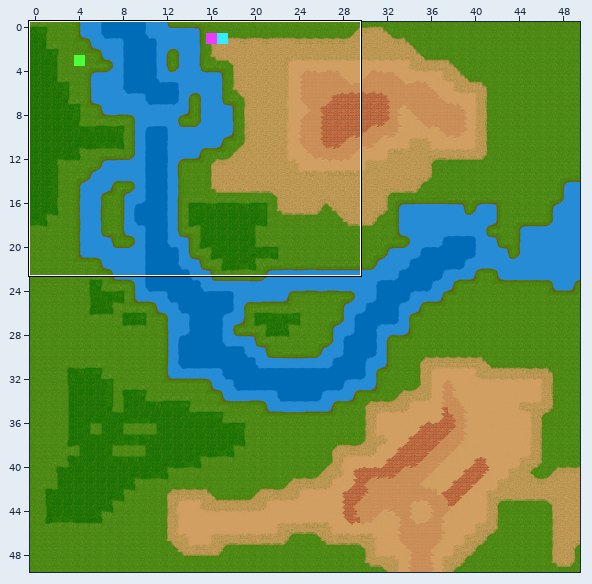
Two versions of a level (Tiled map, Doctor Rogue/Doctor Rogue/Map Resources/test_grasslands.tmx). The first picture is a wide view before the edit; the outline marks the close-up.
Close-up. As it was:
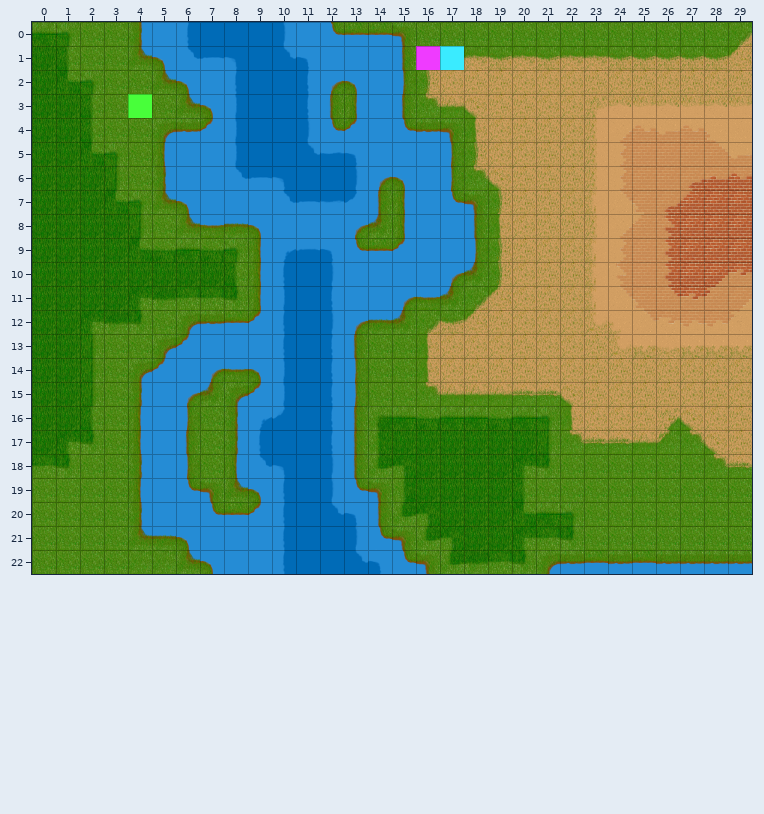
Cells are 64x64 px. Shown: x 0..29, y 0..22.
Now the later version:
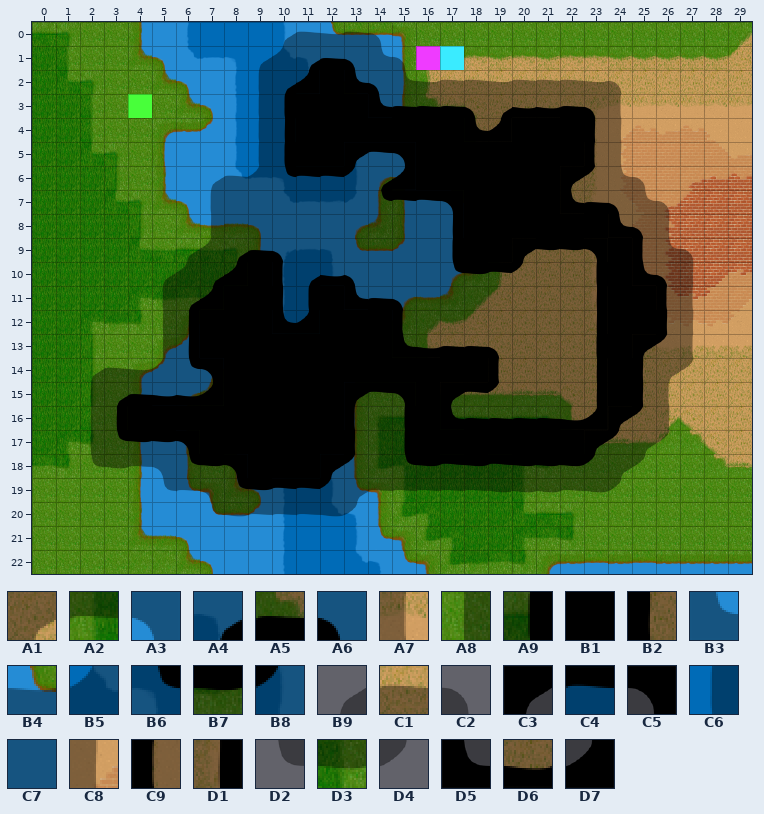
Key: from "fog": A1 0, A2 1, A3 2, A4 3, A5 4, A6 5, A7 6, A8 8, A9 9, B1 10, B2 11, B3 12, B4 13, B5 14, B6 15, B7 16, B8 17, B9 18, C1 19, C2 20, C3 21, C4 22, C5 23, C6 24, C7 25, C8 26, C9 27, D1 29, D2 30, D3 31, D4 32, D5 33, D6 34, D7 35.
__ is an empty cell.
Tiles of an added or newly shown layer are drawn over the layers below it.
See-through tiles are keyed as they look on the map.
Author's note on the commit: fog of war tiles created and added to test maps
What changed:
Layer "fog_of_war" (added):
y 0: x 10..14 __ __ __ __ __ -> B9 C1 B4 C1 C2
y 1: x 9..15 __ __ __ __ __ __ __ -> B9 B5 A4 A5 A6 B3 C2
y 2: x 9..24 __ __ __ __ __ __ __ __ __ __ __ __ __ __ __ __ -> C6 A4 D7 B1 D5 A6 B3 B4 C1 C1 B4 C1 C1 C1 B4 C2
y 3: x 9..24 __ __ __ __ __ __ __ __ __ __ __ __ __ __ __ __ -> C6 A9 B1 B1 B1 D5 A5 A5 A5 A6 A4 D6 D6 A5 A6 A7
y 4: x 9..24 __ __ __ __ __ __ __ __ __ __ __ __ __ __ __ __ -> C6 D1 B1 B1 B1 B1 B1 B1 B1 D5 D7 B1 B1 B1 B2 C8
y 5: x 9..24 __ __ __ __ __ __ __ __ __ __ __ __ __ __ __ __ -> C6 A9 B1 B1 C3 C4 C5 B1 B1 B1 B1 B1 B1 B1 C9 C8
y 6: x 7..25 __ __ __ __ __ __ __ __ __ __ __ __ __ __ __ __ __ __ __ -> B9 C1 B5 B6 C4 C4 B8 A4 D7 B1 B1 B1 B1 B1 B1 C3 B8 B3 C2
y 7: x 7..26 __ __ __ __ __ __ __ __ __ __ __ __ __ __ __ __ __ __ __ __ -> C6 C7 C7 C7 C7 C7 C7 B6 C4 C4 C5 B1 B1 B1 B1 D5 A5 A6 B3 C2
y 8: x 7..26 __ __ __ __ __ __ __ __ __ __ __ __ __ __ __ __ __ __ __ __ -> A8 C7 C7 C7 C7 C7 C7 C7 C7 C7 D1 B1 B1 B1 B1 B1 B1 D5 A6 C8
y 9: x 6..27 __ __ __ __ __ __ __ __ __ __ __ __ __ __ __ __ __ __ __ __ __ __ -> B9 B5 A4 A5 A6 C7 C7 C7 C7 C7 C7 A9 B1 B1 C3 B7 B7 C5 B1 C9 B3 C2
y 10: x 5..27 __ __ __ __ __ __ __ __ __ __ __ __ __ __ __ __ __ __ __ __ __ __ __ -> B9 B5 A4 D7 B1 C9 A4 D6 A6 C7 C7 C7 B6 B7 C4 B8 C7 C7 A9 B1 D5 A6 C8
y 11: x 5..27 __ __ __ __ __ __ __ __ __ __ __ __ __ __ __ __ __ __ __ __ __ __ __ -> C6 A4 D7 B1 B1 B2 A9 B1 D5 A5 A6 C7 C7 C7 C7 C7 C7 C7 D1 B1 B1 C9 A7
y 12: x 5..27 __ __ __ __ __ __ __ __ __ __ __ __ __ __ __ __ __ __ __ __ __ __ __ -> A8 D1 B1 B1 B1 D5 D7 B1 B1 B1 C9 C7 C7 C7 C7 C7 C7 C7 D1 B1 B1 B2 C8
y 13: x 5..27 __ __ __ __ __ __ __ __ __ __ __ __ __ __ __ __ __ __ __ __ __ __ __ -> A8 D1 B1 B1 B1 B1 B1 B1 B1 B1 D5 D6 A5 A5 A6 C7 C7 C7 A9 B1 C3 B8 A7
y 14: x 2..27 __ __ __ __ __ __ __ __ __ __ __ __ __ __ __ __ __ __ __ __ __ __ __ __ __ __ -> B9 C1 B4 B5 B6 C5 B1 B1 B1 B1 B1 B1 B1 B1 B1 B1 B1 C9 C7 C7 C7 D1 B1 B2 A1 D4
y 15: x 2..26 __ __ __ __ __ __ __ __ __ __ __ __ __ __ __ __ __ __ __ __ __ __ __ __ __ -> C6 A4 A5 D6 D6 D7 B1 B1 B1 B1 B1 C3 C4 C5 B1 C3 C4 B8 C7 C7 C7 D1 B1 B2 A7
y 16: x 2..26 __ __ __ __ __ __ __ __ __ __ __ __ __ __ __ __ __ __ __ __ __ __ __ __ __ -> A8 D1 B1 B1 B1 B1 B1 B1 B1 B1 B1 C9 C7 A9 B1 D5 A5 A5 A5 A5 D6 D7 C3 B8 C8
y 17: x 2..26 __ __ __ __ __ __ __ __ __ __ __ __ __ __ __ __ __ __ __ __ __ __ __ __ __ -> C6 B6 B7 B7 C5 B1 B1 B1 B1 B1 B1 B2 C7 A9 B1 B1 B1 B1 B1 B1 B1 C3 B8 A1 D4
y 18: x 2..25 __ __ __ __ __ __ __ __ __ __ __ __ __ __ __ __ __ __ __ __ __ __ __ __ -> D2 D3 A2 A3 B6 B7 C5 B1 B1 B1 C3 B8 C7 B6 B7 C4 B7 C4 B7 B7 B7 B8 A1 D4
y 19: x 5..24 __ __ __ __ __ __ __ __ __ __ __ __ __ __ __ __ __ __ __ __ -> D2 A2 A3 B6 B7 C4 C4 B8 A1 A2 A2 A2 A2 A2 D3 D3 D3 A2 D3 D4
y 20: x 7..13 __ __ __ __ __ __ __ -> D2 D3 A2 A2 A2 D3 D4
